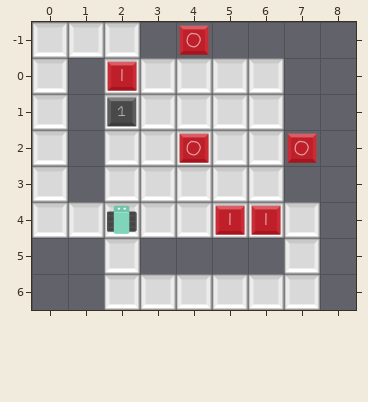
Two states of a Tiled map, sokoswitch/core/assets/levels/2/08.tmx. The picture above is the old version.
Cells are 256x256 px. Shown: x 0..8, y -1..6. The old version is drawn lined up with the new one.
The same view after the edit:
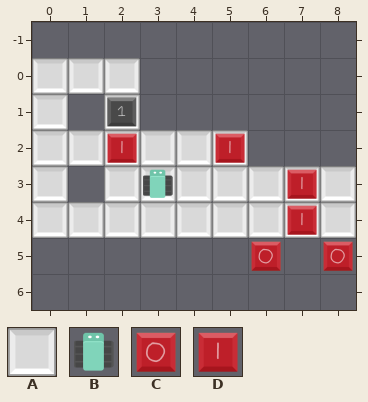
Key: from "prototypeSet": A 0, B 1, C 4, D 5.
_ is an empty cell.
From old to new:
map size 8x8 -> 9x6 cells (old content now starts at 0,-1; both pictures use the new coordinates)
Layer "Floor":
The edit adds tile A in row 0 at x 1; in row 2 at x 1; in row 3 at x 7 to 8; in row 4 at x 8.
The edit erases tile A in row -1 at x 0 to 2; in rows 0 to 1 at x 3 to 6; in row 2 at x 6; in row 5 at x 2 and 7; in row 6 at x 2 to 7.
Layer "Interactable":
The edit adds tile B in row 3 at x 3.
The edit adds tile C in row 5 at x 6 and 8.
The edit adds tile D in row 2 at x 2 and 5; in rows 3 to 4 at x 7.
The edit erases tile B in row 4 at x 2.
The edit erases tile C in row -1 at x 4; in row 2 at x 4 and 7.
The edit erases tile D in row 0 at x 2; in row 4 at x 5 to 6.
Pixel boxes of the changes (left, top, right, bottom) in both pictures:
changed: (32, 22, 356, 310)
